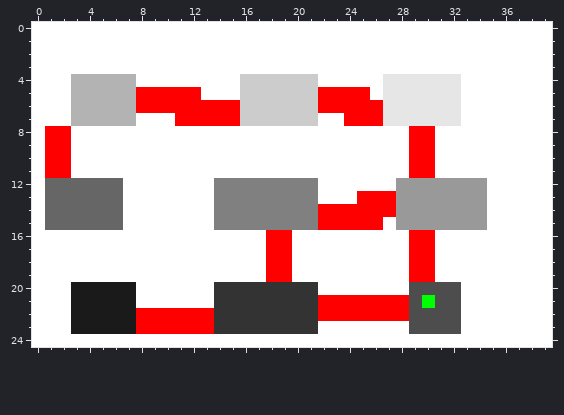
Two versions of one pixel-art sprite, niveau.png. This is how it looked before the edit.
The file is 40x25 pixels.
The result:
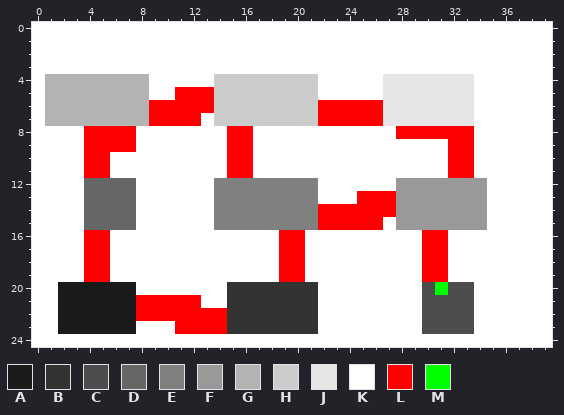
Palette (. is transparent): A #1a1a1a  B #333333  C #4d4d4d  D #666666  E #808080  F #999999  G #b3b3b3  H #cccccc  J #e6e6e6  K #ffffff  L #ff0000  M #00ff00
Edits made:
The author changed colour K to colour A in rows 20 to 23 at x 2.
The author changed colour K to colour C in rows 20 to 23 at x 33.
The author changed colour M to colour C in row 21 at x 30.
The author changed colour K to colour D in rows 12 to 15 at x 7.
The author changed colour K to colour G in row 4 at x 1 to 2 and 8; in rows 5 to 6 at x 1 to 2; in row 7 at x 1 to 2 and 8.
The author changed colour L to colour G in rows 5 to 6 at x 8.
The author changed colour K to colour H in rows 4 to 5 at x 14 to 15.
The author changed colour L to colour H in rows 6 to 7 at x 14 to 15.
The author changed colour K to colour J in rows 4 to 7 at x 33.
The author changed colour B to colour K in rows 20 to 21 at x 14.
The author changed colour C to colour K in rows 20 to 23 at x 29.
The author changed colour D to colour K in rows 12 to 15 at x 1 to 3.
The author changed colour L to colour K in row 5 at x 9 to 10 and 22 to 25; in row 7 at x 13; in row 8 at x 1 to 2; in rows 9 to 11 at x 1 to 2 and 29 to 30; in rows 16 to 19 at x 18 and 29; in rows 21 to 22 at x 22 to 28.
The author changed colour L to colour K in row 23 at x 8 to 10.
The author changed colour B to colour L in rows 22 to 23 at x 14.
The author changed colour K to colour L in row 5 at x 13; in row 7 at x 9 to 10 and 22 to 23; in row 8 at x 4 to 7, 15 to 16, 28 and 31 to 33; in row 9 at x 4 to 7, 15 to 16 and 32 to 33; in rows 10 to 11 at x 4 to 5, 15 to 16 and 32 to 33; in rows 16 to 19 at x 4 to 5, 20 and 31.
The author changed colour K to colour L in row 21 at x 8 to 12.
The author changed colour C to colour M in row 20 at x 31.
